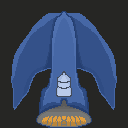
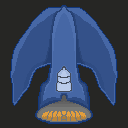
Before/after of a 128 × 128 layered artwork. What changed in the layer stack:
painted on "Layer 1" over 10, 5, 118, 128
